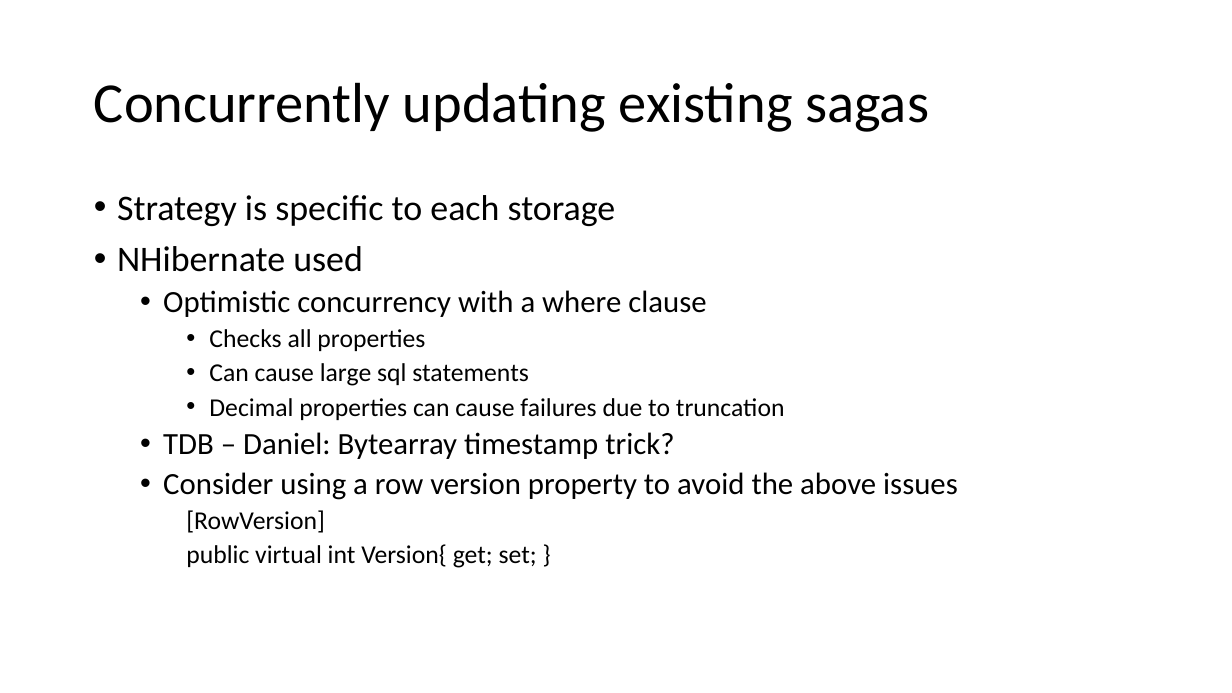
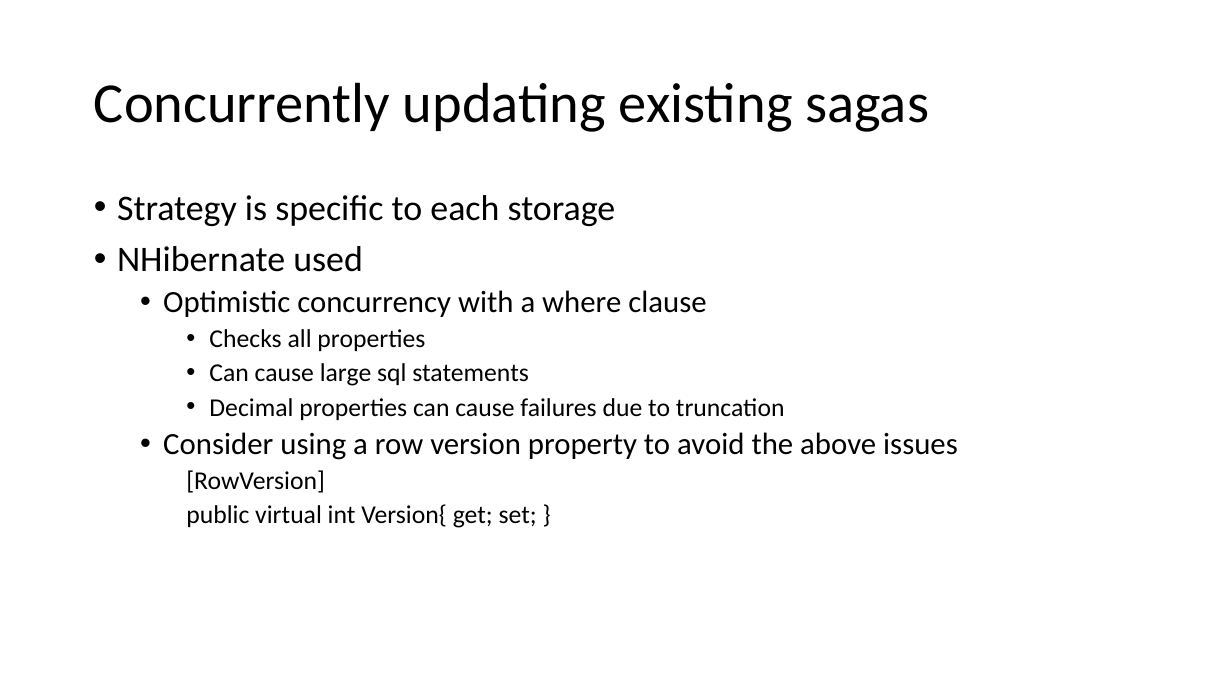
Before and after one commit to Particular/SagaMasterClass, a slide deck: slide 26 of SagaMasterClass.pptx. Drawn at 1232x693 pixels with LibreOffice and Linux fonts; fonts in the diff are those of the drawing. Boxes give left, top, right and bottom in pixels: in the first picture for what was removed or moved away, otherwise in the second. Text is boxed around its words. In the diff, an @@ line names an element or a change of style, - is before the commit and + after.

```diff
--- a/SagaMasterClass.pptx
+++ b/SagaMasterClass.pptx
@@ text at <box>163,432,674,459</box>: paragraph removed @@
-  • TDB – Daniel: Bytearray timestamp trick?
```
Also in this commit, not shown: 1 slide added.
